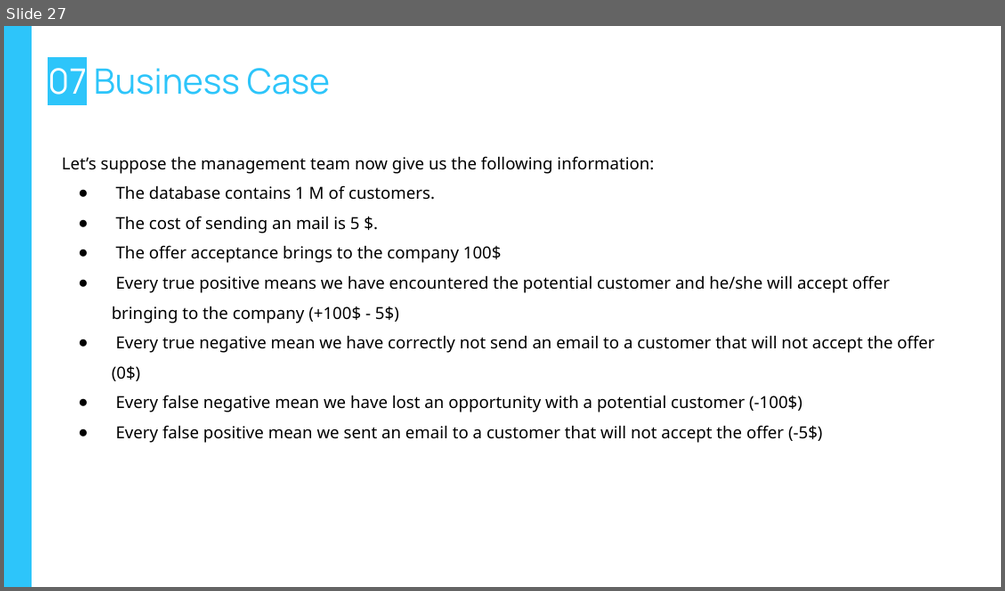
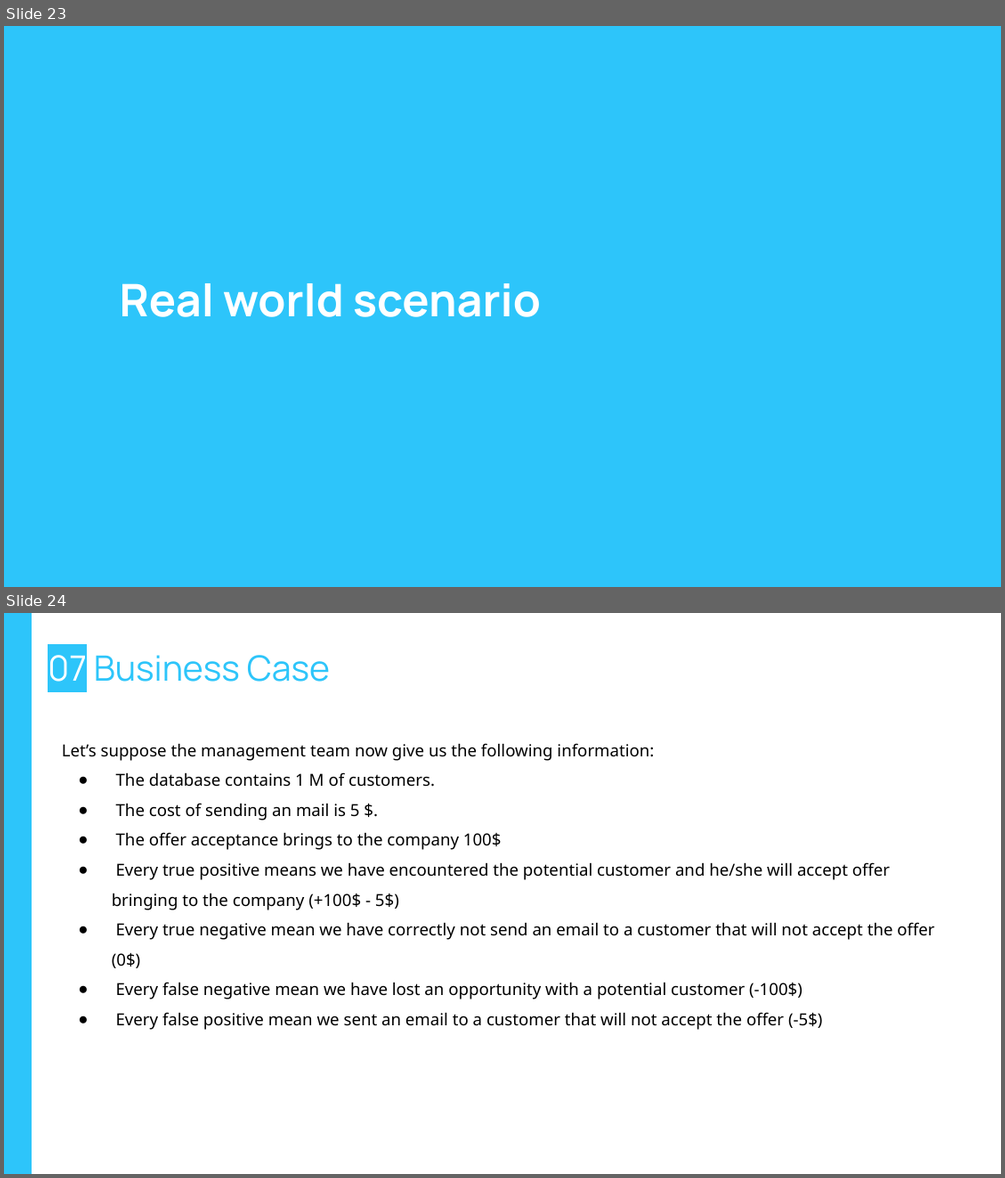
Before and after one commit to dplazau/ironhack-bootcamp, a slide deck: projects/ironhack-final-project/src/presentation/final-project-slides.pptx. Shown one above the other, each under a label of ours: slide 27 before the commit, slides 23 and 24 after it. The pictures are 1005x591 and 1005x1178 pixels, drawn with LibreOffice and Linux fonts; fonts in the diff are those of the drawing; background and template pictures are left out. Boxes give left, top, right and bottom in pixels: in the first picture for what was removed or moved away, otherwise in the second. Text is boxed around its words. In the diff, an @@ line names an element or a change of style, - is before the commit and + after.

```diff
--- a/projects/ironhack-final-project/src/presentation/final-project-slides.pptx
+++ b/projects/ironhack-final-project/src/presentation/final-project-slides.pptx
@@ slide 23 added at <box>4,26,1001,587</box>, background #2DC5FA @@
@@ title added at <box>120,283,541,317</box>, 32.4 pt, text #FFFFFF, bold @@
+7. Real world scenario
@@ line added from (4, 353) to (1001, 353), #2DC5FA 1.5 pt @@
@@ what was slide 27 is now slide 24 @@
```
Also in this commit, not shown: 13 slides changed, 2 other slides added, 6 slides removed, 3 other files.
